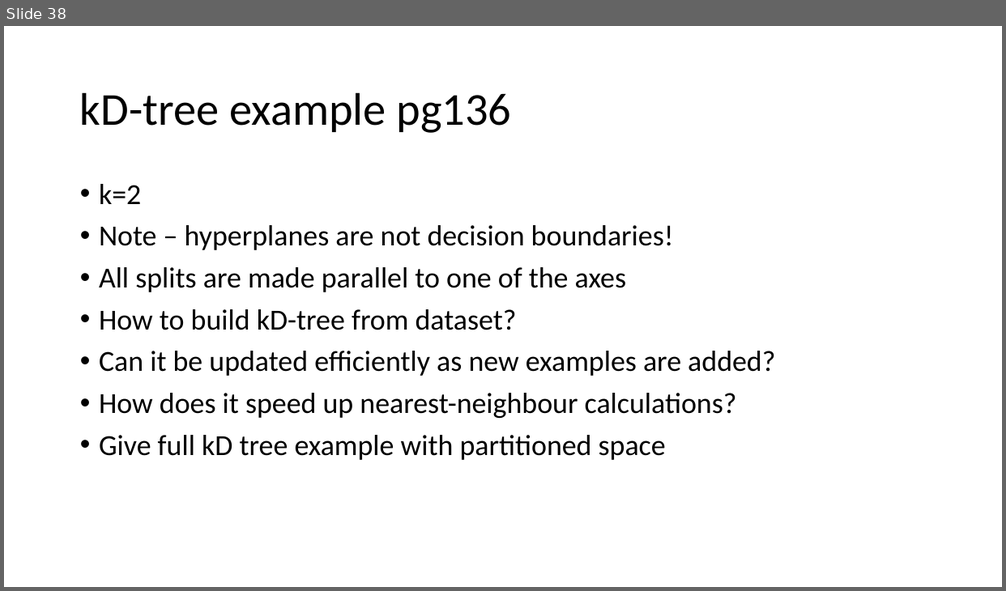
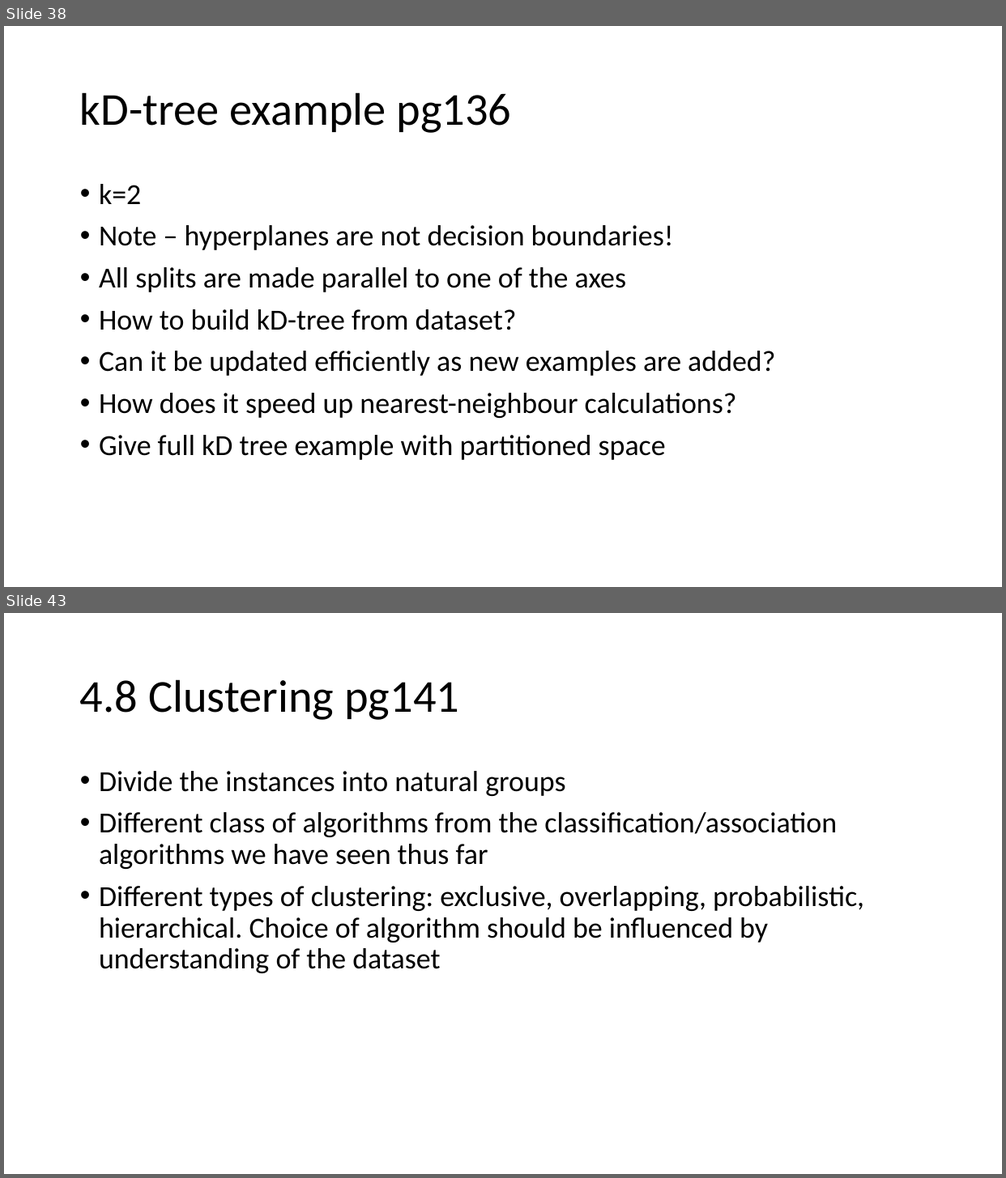
Before and after one commit to russellu/cs405, a slide deck: Lecture_Algorithms.pptx. Shown one above the other, each under a label of ours: slide 38 before the commit, slides 38 and 43 after it; the slides between them are not shown. The pictures are 1006x591 and 1006x1178 pixels, drawn with LibreOffice and Linux fonts; fonts in the diff are those of the drawing. Boxes give left, top, right and bottom in pixels: in the first picture for what was removed or moved away, otherwise in the second. Text is boxed around its words. In the diff, an @@ line names an element or a change of style, - is before the commit and + after.

Commit message:
more about algorithms

```diff
--- a/Lecture_Algorithms.pptx
+++ b/Lecture_Algorithms.pptx
@@ slide 43 added at (4,613,1002,1174), background #FFFFFF @@
@@ title added at (80,679,459,720), 44 pt, text #000000 @@
+4.8 Clustering pg141
@@ text added at (99,771,864,973), 28 pt, text #000000 @@
+• Divide the instances into natural groups
+• Different class of algorithms from the classification/association algorithms we have seen thus far
+• Different types of clustering: exclusive, overlapping, probabilistic, hierarchical. Choice of algorithm should be influenced by understanding of the dataset
```
Also in this commit, not shown: 2 slides changed, 16 other slides added.
